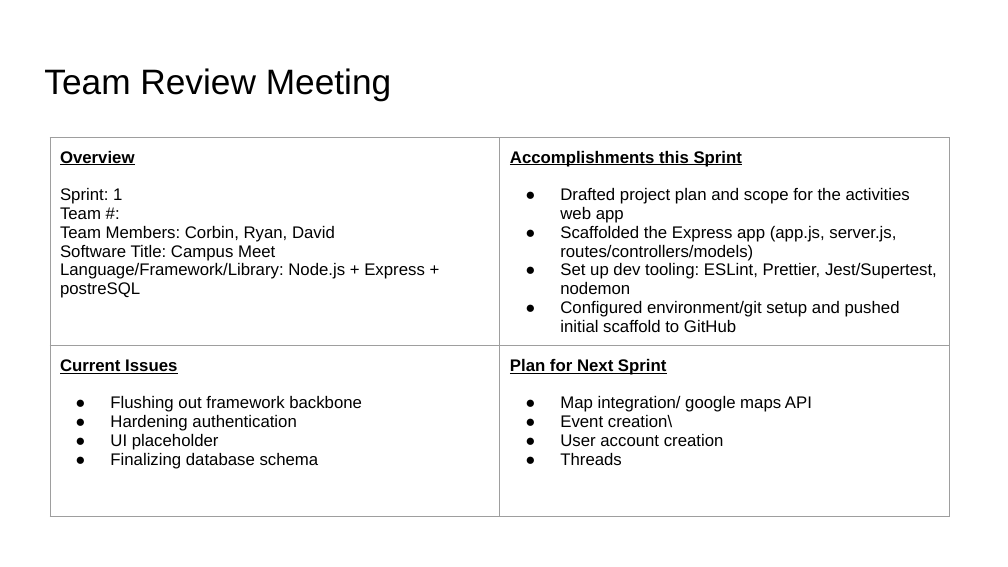
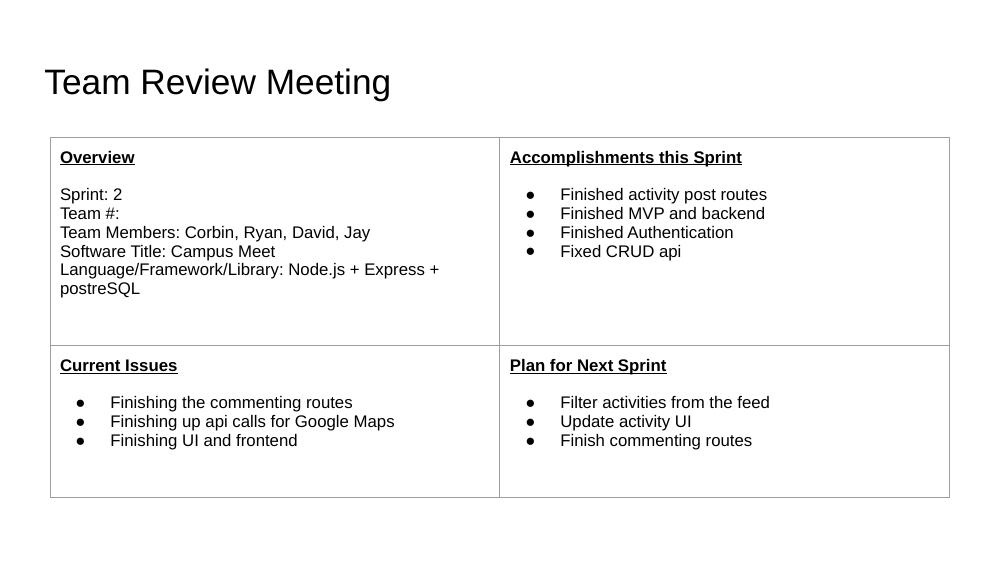
Before and after one commit to davidav5000/team7repo, a slide deck: slide 1 of team_review.pptx. Drawn at 1008x567 pixels with LibreOffice and Linux fonts; fonts in the diff are those of the drawing. Boxes give left, top, right and bottom in pixels: in the first picture for what was removed or moved away, otherwise in the second. Text is boxed around its words. In the diff, an @@ line names an element or a change of style, - is before the commit and + after.

Commit message:
edit to pptx sprint 2

```diff
--- a/team_review.pptx
+++ b/team_review.pptx
@@ table at [50,138,950,521] @@
-row 1, column 1: Overview / Sprint: 1 / Team #: / Team Members: Corbin, Ryan, David / Software Title: Campus Meet / Language/Framework/Library: Node.js + Express + postreSQL
+row 1, column 1: Overview / Sprint: 2 / Team #: / Team Members: Corbin, Ryan, David, Jay / Software Title: Campus Meet / Language/Framework/Library: Node.js + Express + postreSQL
-row 1, column 2: Accomplishments this Sprint / Drafted project plan and scope for the activities web app / Scaffolded the Express app (app.js, server.js, routes/controllers/models) / Set up dev tooling: ESLint, Prettier, Jest/Supertest, nodemon / Configured environment/git setup and pushed initial scaffold to GitHub
+row 1, column 2: Accomplishments this Sprint / Finished activity post routes / Finished MVP and backend / Finished Authentication / Fixed CRUD api
-row 2, column 1: Current Issues / Flushing out framework backbone / Hardening authentication / UI placeholder / Finalizing database schema
+row 2, column 1: Current Issues / Finishing the commenting routes / Finishing up api calls for Google Maps / Finishing UI and frontend
-row 2, column 2: Plan for Next Sprint / Map integration/ google maps API / Event creation\ / User account creation / Threads
+row 2, column 2: Plan for Next Sprint / Filter activities from the feed / Update activity UI / Finish commenting routes
```
